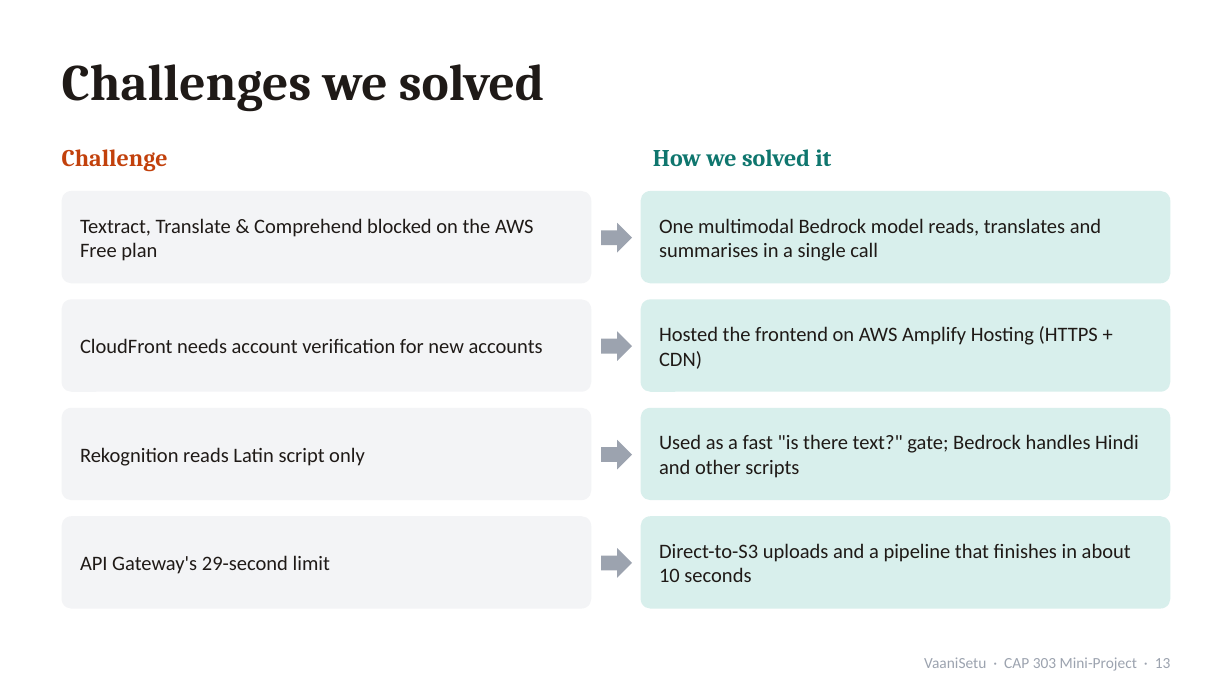
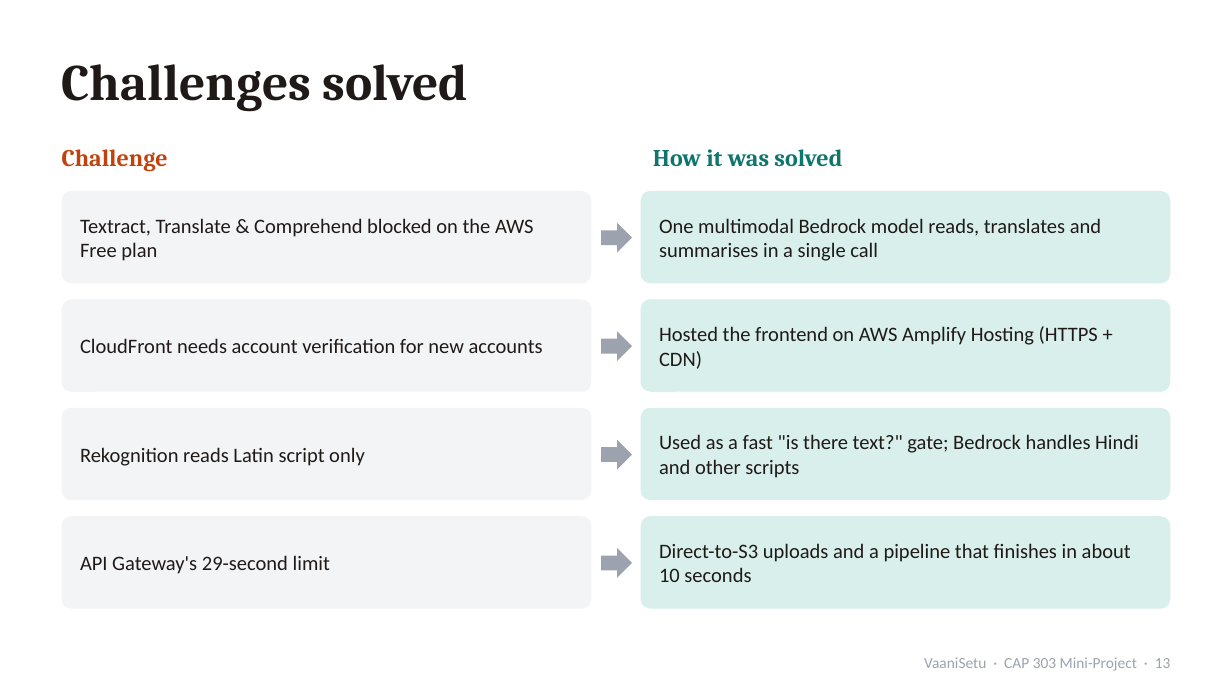
Before and after one commit to 17mohak/vaanisetu, a slide deck: slide 13 of deliverables/VaaniSetu_Presentation.pptx. Drawn at 1232x693 pixels with LibreOffice and Linux fonts; fonts in the diff are those of the drawing. Boxes give left, top, right and bottom in pixels: in the first picture for what was removed or moved away, otherwise in the second. Text is boxed around its words. In the diff, an @@ line names an element or a change of style, - is before the commit and + after.

```diff
--- a/deliverables/VaaniSetu_Presentation.pptx
+++ b/deliverables/VaaniSetu_Presentation.pptx
@@ text at bbox=[62, 64, 468, 112]: text changed @@
-Challenges we solved
+Challenges solved
@@ text at bbox=[653, 149, 842, 167]: text changed @@
-How we solved it
+How it was solved
```
Also in this commit, not shown: 2 other slides changed, 3 other files.
